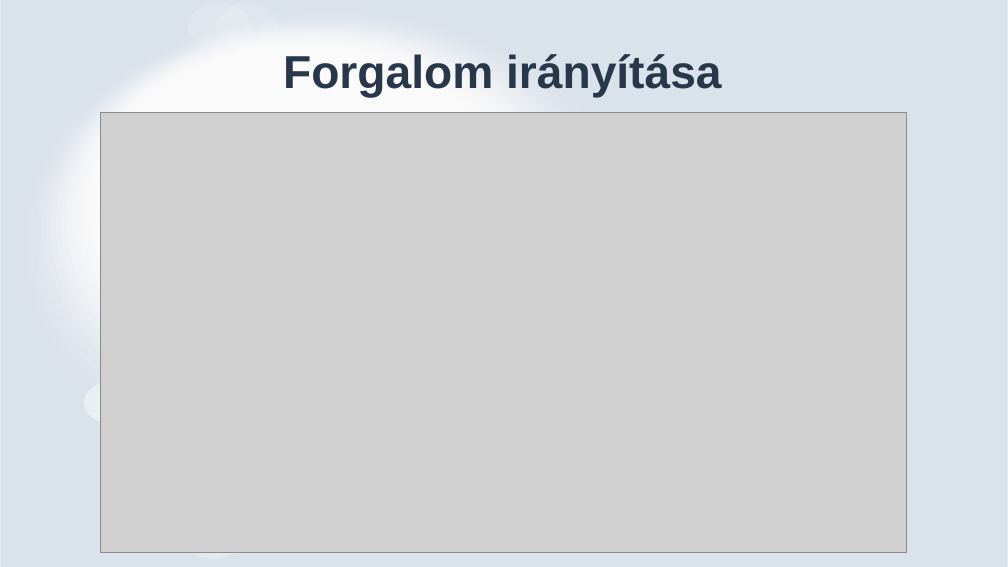
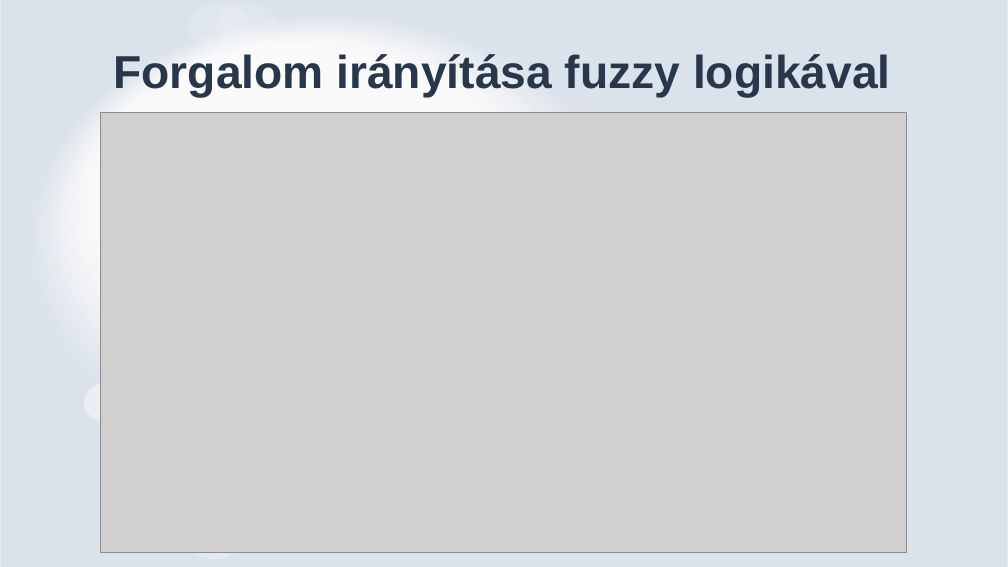
Before and after one commit to Gyorgy0/fuzzy-traffic-controller, a slide deck: slide 11 of Fuzzy rendszerek - prezentáció - Juraj Lukovics.pptx. Drawn at 1008x567 pixels with LibreOffice and Linux fonts; fonts in the diff are those of the drawing; grey boxes stand for pictures. Boxes give left, top, right and bottom in pixels: in the first picture for what was removed or moved away, otherwise in the second. Text is boxed around its words. In the diff, an @@ line names an element or a change of style, - is before the commit and + after.

```diff
--- a/Fuzzy rendszerek - prezentáció - Juraj Lukovics.pptx
+++ b/Fuzzy rendszerek - prezentáció - Juraj Lukovics.pptx
@@ title at (114, 54, 890, 98): text changed @@
-Forgalom irányítása
+Forgalom irányítása fuzzy logikával
```
Also in this commit, not shown: 2 other slides changed, 2 slides added.
